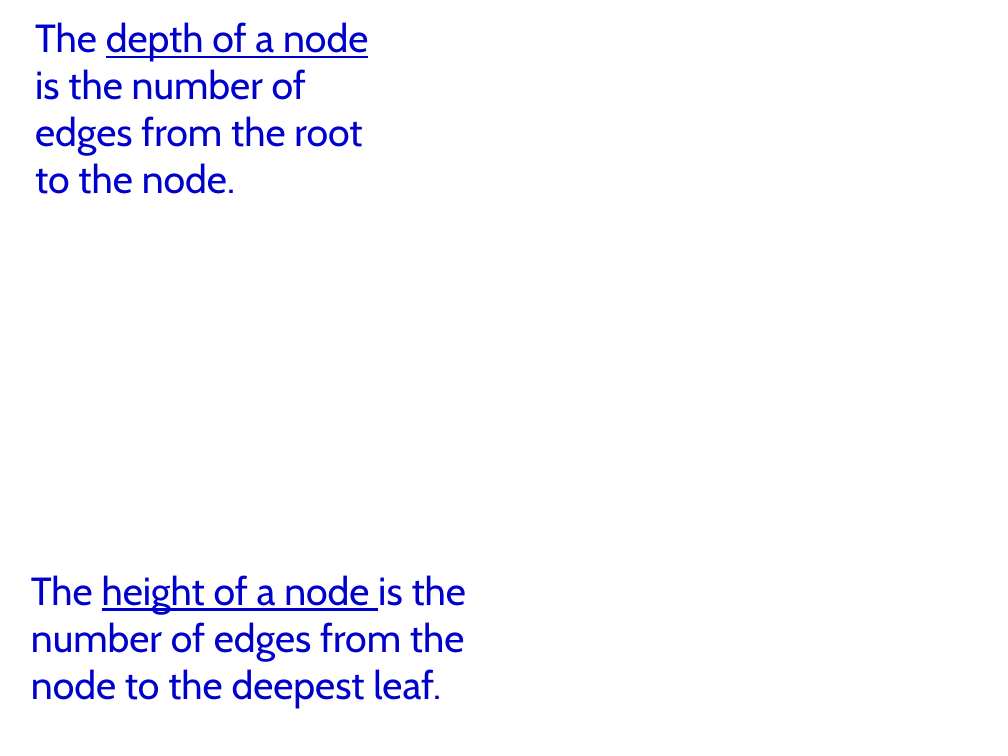
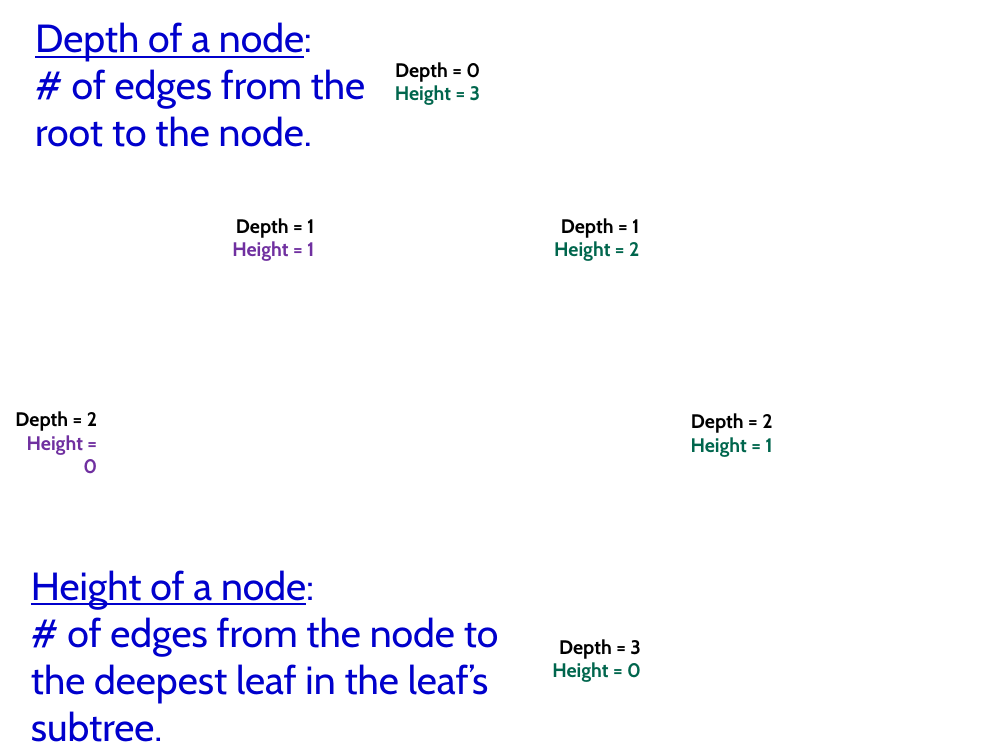
Before and after one commit to Cy-FairCS/cs3, a slide deck: slide 8 of u08a_bTrees/notes/_b - Attributes and and building BSTs.pptx. Drawn at 1008x756 pixels with LibreOffice and Linux fonts; fonts in the diff are those of the drawing; background and template pictures are left out. Boxes give left, top, right and bottom in pixels: in the first picture for what was removed or moved away, otherwise in the second. Text is boxed around its words. In the diff, an @@ line names an element or a change of style, - is before the commit and + after.

```diff
--- a/u08a_bTrees/notes/_b - Attributes and and building BSTs.pptx
+++ b/u08a_bTrees/notes/_b - Attributes and and building BSTs.pptx
@@ text at box(35, 22, 365, 147): text changed @@
-The depth of a node is the number of edges from the root to the node.
+Depth of a node:
+# of edges from the root to the node.
@@ text added at box(395, 62, 481, 105), 14 pt, text #00664D, bold @@
+Depth = 0
+Height = 3
@@ text added at box(232, 218, 314, 261), 14 pt, text #7030A0, bold @@
+Depth = 1
+Height = 1
@@ text added at box(554, 218, 639, 261), 14 pt, text #00664D, bold @@
+Depth = 1
+Height = 2
@@ text added at box(15, 411, 97, 474), 14 pt, text #7030A0, bold @@
+Depth = 2
+Height = 0
@@ text added at box(691, 413, 772, 457), 14 pt, text #00664D, bold @@
+Depth = 2
+Height = 1
@@ text at box(31, 570, 499, 742): text changed @@
-The height of a node is the number of edges from the node to the deepest leaf.
+Height of a node:
+# of edges from the node to the deepest leaf in the leaf’s subtree.
@@ text added at box(552, 639, 641, 682), 14 pt, text #00664D, bold @@
+Depth = 3
+Height = 0
```
Also in this commit, not shown: 4 other slides changed, 2 other files.
